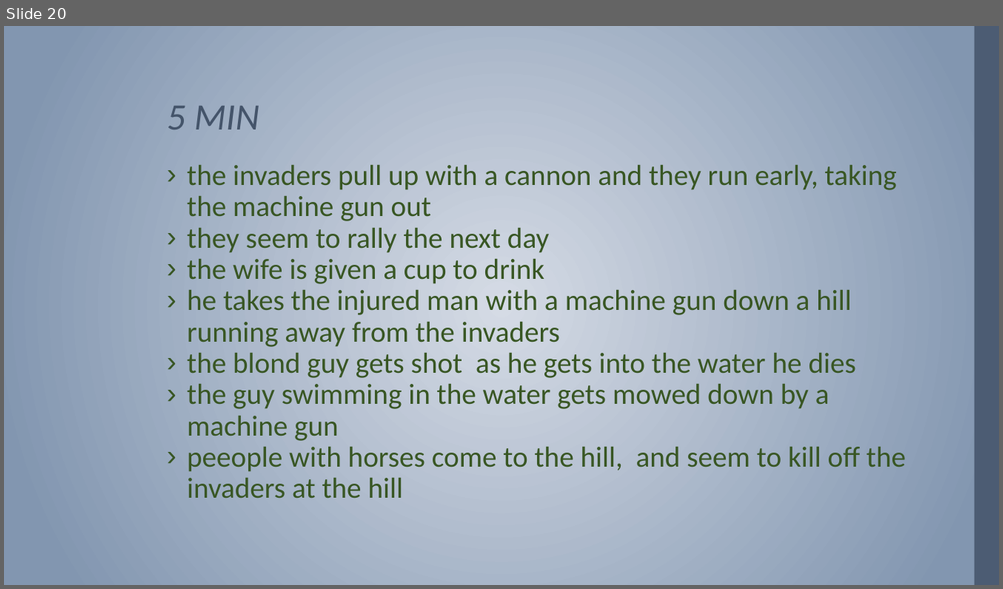
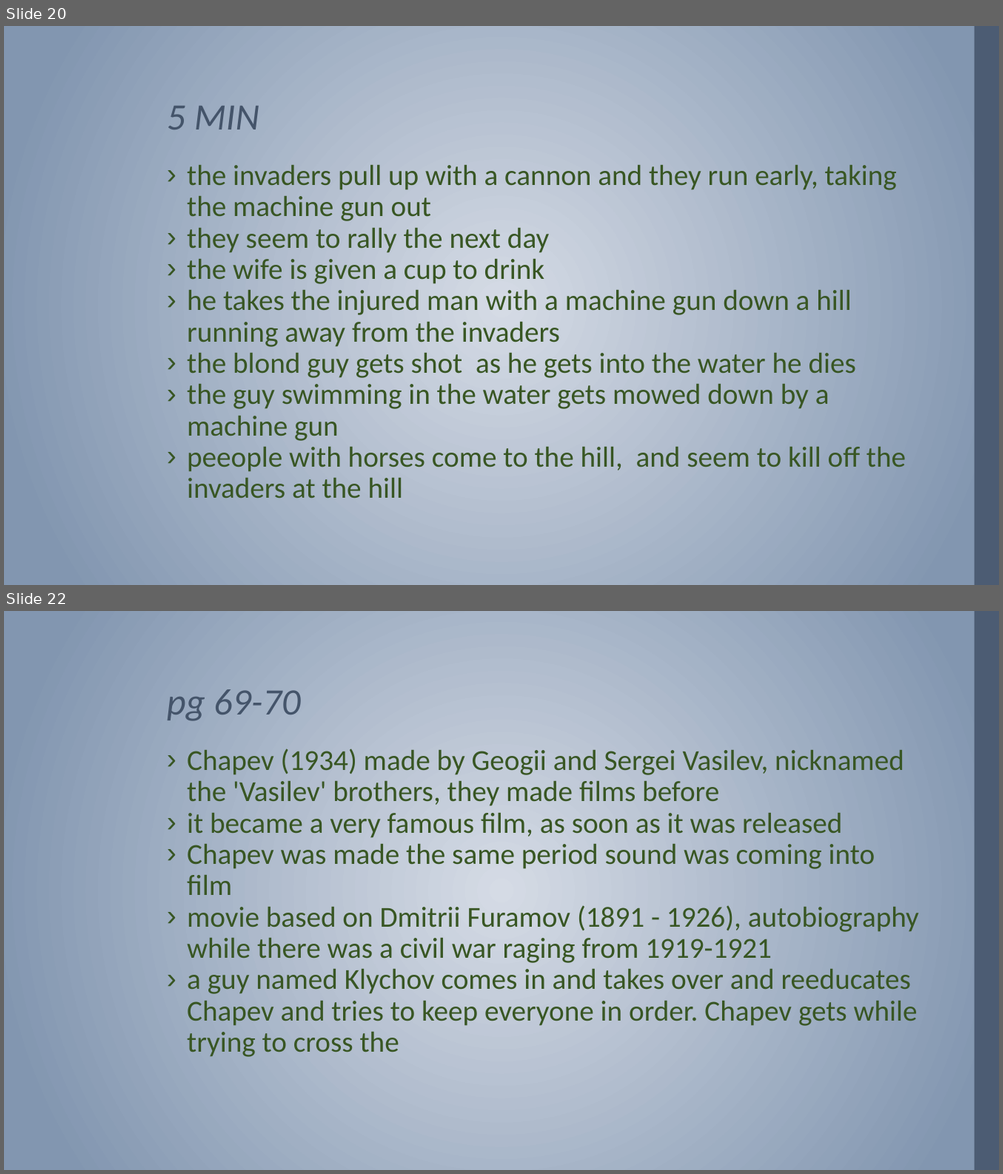
Before and after one commit to MichaelOdumosu57/Spring_2017, a slide deck: Spring 2017 Semester/Music or Arts/ARUS HW/14 ARUS HW/ARUS 280 HW #14.pptx. Shown one above the other, each under a label of ours: slide 20 before the commit, slides 20 and 22 after it; the slides between them are not shown. The pictures are 1003x589 and 1003x1174 pixels, drawn with LibreOffice and Linux fonts; fonts in the diff are those of the drawing; background and template pictures are left out. Boxes give left, top, right and bottom in pixels: in the first picture for what was removed or moved away, otherwise in the second. Text is boxed around its words. In the diff, an @@ line names an element or a change of style, - is before the commit and + after.

```diff
--- a/Spring 2017 Semester/Music or Arts/ARUS HW/14 ARUS HW/ARUS 280 HW #14.pptx
+++ b/Spring 2017 Semester/Music or Arts/ARUS HW/14 ARUS HW/ARUS 280 HW #14.pptx
@@ slide 22 added at (4,611,999,1170), background gradient #D5DBE5 to #8296B0; not listed: 1 template element that a slide beside it also shows @@
@@ title added at (167,689,300,721), 36 pt, text #44546A, italic @@
+pg 69-70
@@ text added at (187,749,919,1057), 28 pt, text #385623 @@
+› Chapev (1934) made by Geogii and Sergei Vasilev, nicknamed the 'Vasilev' brothers, they made films before
+› it became a very famous film, as soon as it was released
+› Chapev was made the same period sound was coming into film
+› movie based on Dmitrii Furamov (1891 - 1926), autobiography while there was a civil war raging from 1919-1921
+› a guy named Klychov comes in and takes over and reeducates Chapev and tries to keep everyone in order. Chapev gets while trying to cross the
```
Also in this commit, not shown: 8 other slides added.
